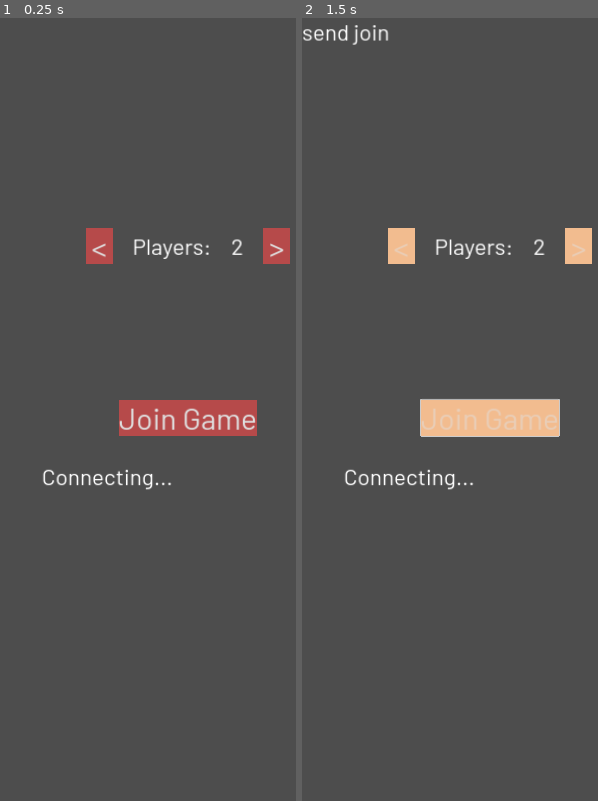
Above: before the commit, frames 1-2 (left to right).
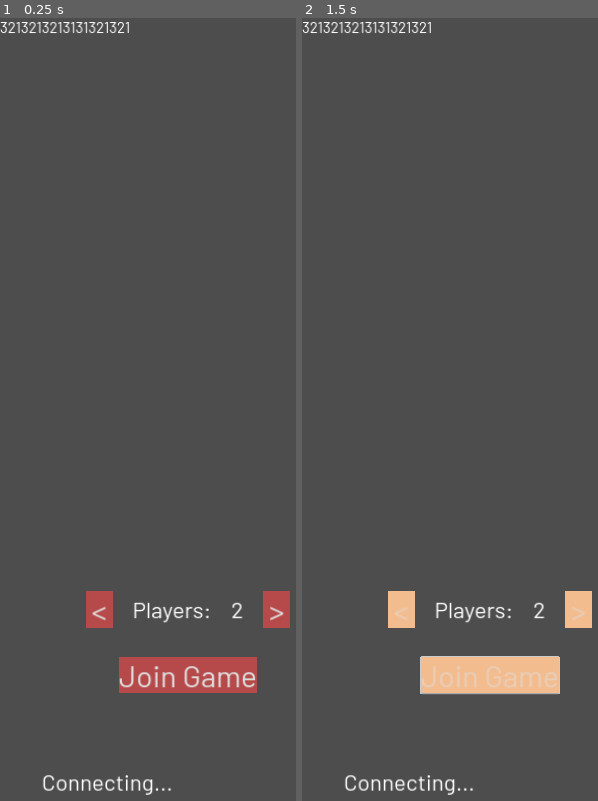
Above: after the commit, the same moments.

Repository: Boyquotes/Kumome-Godot
Game: Godot game, scene res://scenes/setup_remote_game.tscn
The game is run twice, just before and just after one commit, with the same random seed, the same clock (stepped at 60 frames per second) and the same inputs. This scene is started directly instead of the project's main scene.
Inputs (mouse positions are in pixels of both pictures, inside the frame that each line leads up to):
- Up to frame 1 (0.25 s): no input
- Up to frame 2 (1.5 s): click "Join Game" at 0.5 s; move the mouse to (571, 378) at 1.27 s; click (571, 378) at 1.42 s

The runs differ from the first frame. In frame 1, 7.5% of the frame differs, in the area x 0-98%, y 0-100%; in frame 2, 7.9%.
Error in both runs: Invalid access to property or key 'id' on a base object of type 'Dictionary'. (res://scripts/setup_remote_game.gd:10)

Commit message:
Better error logging on connection screen

Diff:
--- a/resources/data.json
+++ b/resources/data.json
@@ -1197,8 +1197,7 @@
 				},
 				{
 					"typeStr": "7",
-					"name": "portaits",
-					"display": null
+					"name": "portraits"
 				},
 				{
 					"typeStr": "7",
@@ -1217,28 +1216,28 @@
 					"name": "Da Jirou",
 					"bust": "da053b0fb83238c1623beb37c1b45a4e",
 					"color": 11852191,
-					"portaits": "e20bb2e1a2f027e86cabf145b35700b1"
+					"portraits": "e20bb2e1a2f027e86cabf145b35700b1"
 				},
 				{
 					"key": "bert",
 					"name": "Bert",
 					"bust": "6e9601b1a9616c9f783806c9dd79eebf",
 					"color": 11982319,
-					"portaits": "05cba8a0c209cd40d4dcd0a53e588487"
+					"portraits": "05cba8a0c209cd40d4dcd0a53e588487"
 				},
 				{
 					"key": "saidi",
 					"name": "Saidi",
 					"bust": "6b1856161fe7cd17cdf0dee24f2b9731",
 					"color": 15513777,
-					"portaits": "77a3bd435287381986cd1af87dad1ea1"
+					"portraits": "77a3bd435287381986cd1af87dad1ea1"
 				},
 				{
 					"key": "nubia",
 					"name": "Nubia",
 					"bust": "4043c60233ed2a42dd8c63e9abc5717a",
 					"color": 15916706,
-					"portaits": "fbfc2a90e58bb213b785853029cb6e3b"
+					"portraits": "fbfc2a90e58bb213b785853029cb6e3b"
 				}
 			],
 			"separators": [],
--- a/scenes/setup_remote_game.tscn
+++ b/scenes/setup_remote_game.tscn
@@ -19,9 +19,9 @@
 anchor_left = 0.58
 anchor_right = 0.58
 offset_left = -375.0
-offset_top = 945.5
+offset_top = 1596.0
 offset_right = 294.0
-offset_bottom = 1674.5
+offset_bottom = 1675.0
 text = "Connecting..."
 
 [node name="Button" type="Button" parent="."]
@@ -32,24 +32,28 @@
 anchor_right = 0.5
 anchor_bottom = 0.5
 offset_left = -147.0
-offset_top = -38.5
+offset_top = 510.0
 offset_right = 147.0
-offset_bottom = 38.5
+offset_bottom = 587.0
 grow_horizontal = 2
 grow_vertical = 2
 text = "Join Game"
 
-[node name="Label2" type="Label" parent="."]
+[node name="Label2" type="RichTextLabel" parent="."]
 layout_mode = 0
 offset_right = 800.0
-offset_bottom = 738.0
+offset_bottom = 1180.0
+theme_override_font_sizes/normal_font_size = 32
+bbcode_enabled = true
+text = "3213213213131321321"
 
 [node name="count" type="CenterContainer" parent="."]
 layout_mode = 1
 anchors_preset = 15
 anchor_right = 1.0
 anchor_bottom = 1.0
-offset_bottom = -729.0
+offset_top = 966.0
+offset_bottom = -148.0
 grow_horizontal = 2
 grow_vertical = 2
 mouse_filter = 2
--- a/scripts/setup_remote_game.gd
+++ b/scripts/setup_remote_game.gd
@@ -9,13 +9,20 @@
 func _ready():
 	$Label2.text = Global.active_user.id + '\n'
 	WS.connect('received', on_message_received)
+	WS.connect('received_error', on_error_received)
+	WS.connect('sent', on_message_sent)
 	WS.connect_to_server()
 	$Button.disabled = not WS.is_connected
 	inc_count(0)
 
+func on_error_received(code : String, error : Dictionary):
+	show_msg(code, error, 'RED')
+
+func on_message_sent(code : String, data : Dictionary):
+	show_msg(code, data, 'GREEN')
 
 func on_message_received(event : String, data : Dictionary):
-	show_msg(event, data)
+	show_msg(event, data, 'GRAY')
 
 	if event == WS.rCONNECTED:
 		$Button.disabled = data.get('playerId') == Global.active_user.id
@@ -26,7 +33,6 @@
 		print('Game ID: ', WS.game_id)
 		var player_id = data.get('playerId')
 		prints('id', player_id, data.get('username'))
-		show_msg(event, data)
 		var start := add_player(player_id)
 		if start:
 			WS.send(WS.sGAME_START, {}, true)
@@ -46,13 +52,11 @@
 	emit_signal('generated_level', board)
 	swap_to_scene(preload("res://scenes/play.tscn"))
 
-func show_msg(event : String, data : Dictionary):
-	$Label2.text += event + ' ' + data.get('username', '') + '\n'
+func show_msg(event : String, data : Dictionary, color := 'WHITE'):
+	$Label2.text += '[color=%s] %s %s [/color]\n' % [color, event, data.get('username', '')]
 
 func _on_button_pressed():
 	WS.send(WS.sJOIN, {'boardId': 'traditional-1-%s' % count}, false)
-	print('send join')
-	$Label2.text += 'send join\n'
 	$Button.disabled = true
 
 	for child in $count/HBoxContainer.get_children():
--- a/scripts/websocket_autoload.gd
+++ b/scripts/websocket_autoload.gd
@@ -19,6 +19,7 @@
 signal connected
 signal received
 signal received_error
+signal sent
 
 var socket = WebSocketPeer.new()
 var is_connected := false
@@ -47,11 +48,15 @@
 		while socket.get_available_packet_count():
 			var raw_response : PackedByteArray = socket.get_packet()
 			var response = JSON.parse_string(raw_response.get_string_from_utf8())
+
 			if response.get('type', 'error') == 'data':
 				var data = response.get('data', {})
 				emit_signal('received', data.get('event', ''), data.get('data', {}))
 			else:
-				push_warning('error! ', response)
+				var error = response.get('error', {})
+				emit_signal('received_error', error.get('code'), error)
+				push_warning('error! ', error)
+
 	elif state == WebSocketPeer.STATE_CLOSING:
 		# Keep polling to achieve proper close.
 		pass
@@ -66,6 +71,7 @@
 	if with_game_id:
 		data['gameId'] = game_id
 
+	emit_signal('sent', event, data)
 	socket.send_text(JSON.stringify({
 		"event": event,
 		"data": data
Not shown, changed: export/Kumome.apk
Not shown, changed: export/Kumome.apk.idsig
